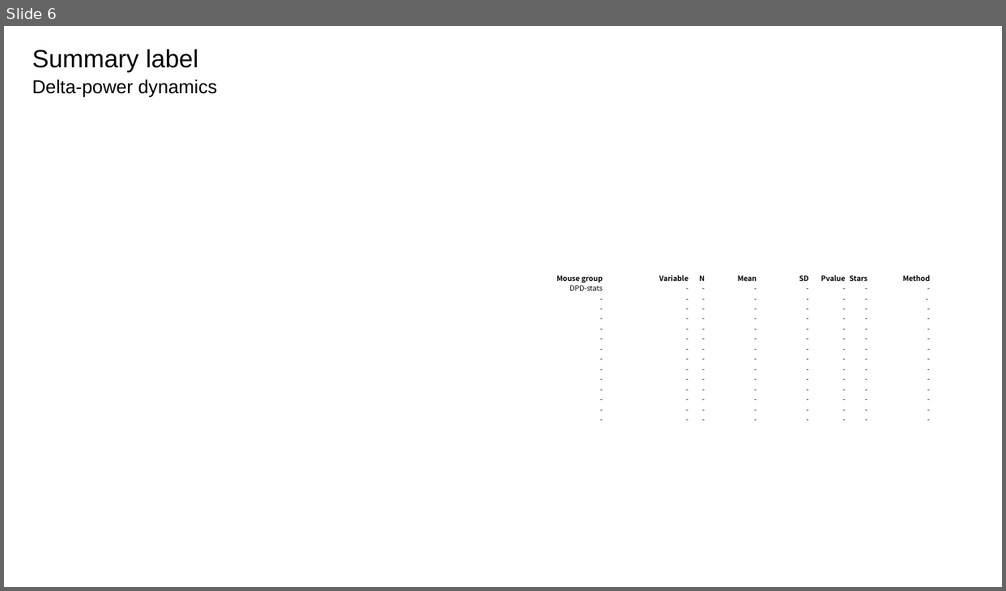
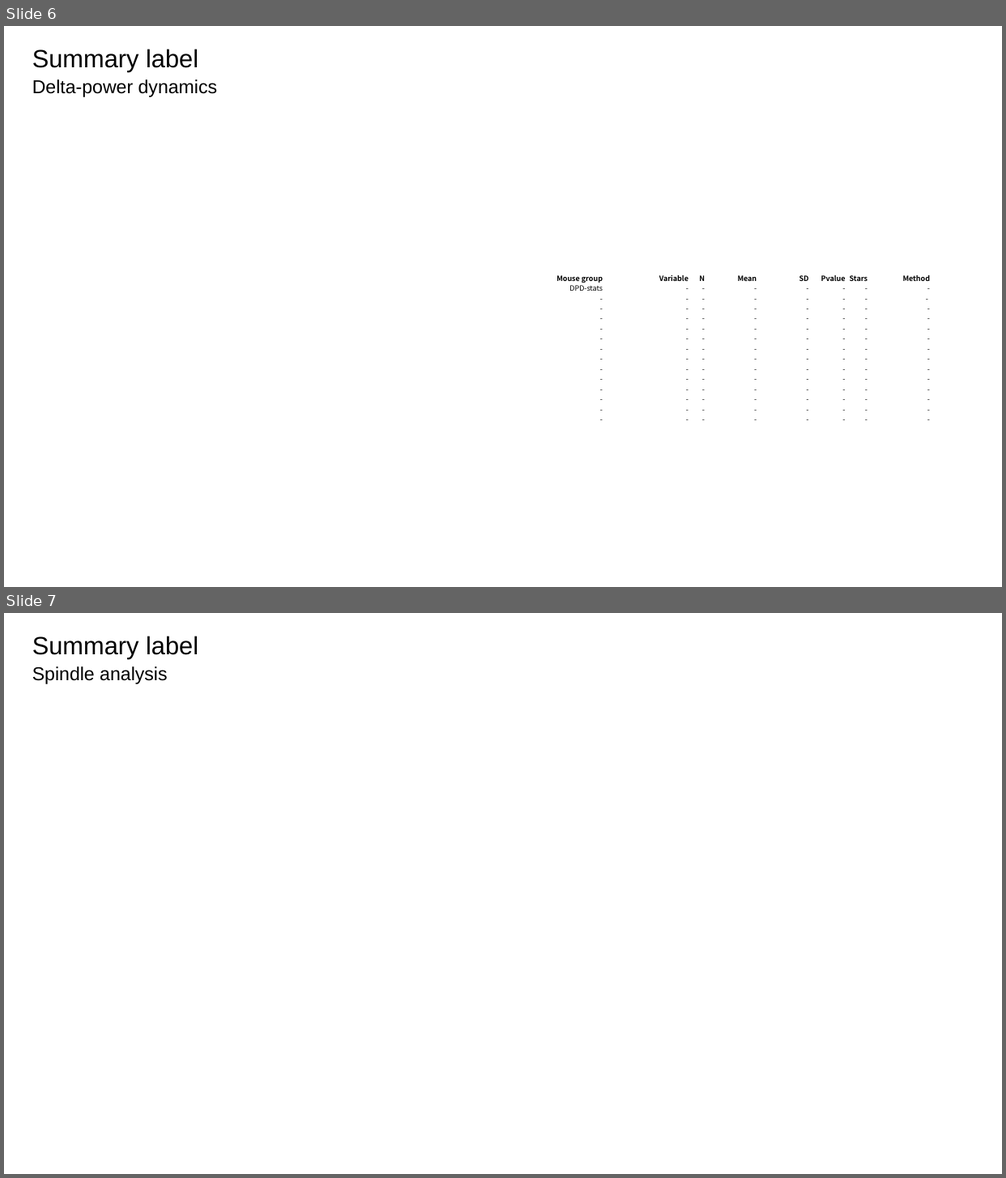
Before and after one commit to OrganismalSystemsBiology/faster2, a slide deck: faster2lib/EEG_power_specrum_template.pptx. Shown one above the other, each under a label of ours: slide 6 before the commit, slides 6 and 7 after it. The pictures are 1006x591 and 1006x1178 pixels, drawn with LibreOffice and Linux fonts; fonts in the diff are those of the drawing. Boxes give left, top, right and bottom in pixels: in the first picture for what was removed or moved away, otherwise in the second. Text is boxed around its words. In the diff, an @@ line names an element or a change of style, - is before the commit and + after.

Commit message:
[UPD] added spindle summary to the slide

```diff
--- a/faster2lib/EEG_power_specrum_template.pptx
+++ b/faster2lib/EEG_power_specrum_template.pptx
@@ slide 7 added at (4,613,1002,1174), background #FFFFFF @@
@@ text added at (32,636,198,659), 24 pt, text #000000 @@
+Summary label
@@ text added at (32,666,167,684), 18 pt, text #000000 @@
+Spindle analysis
```
Also in this commit, not shown: 2 other files.
